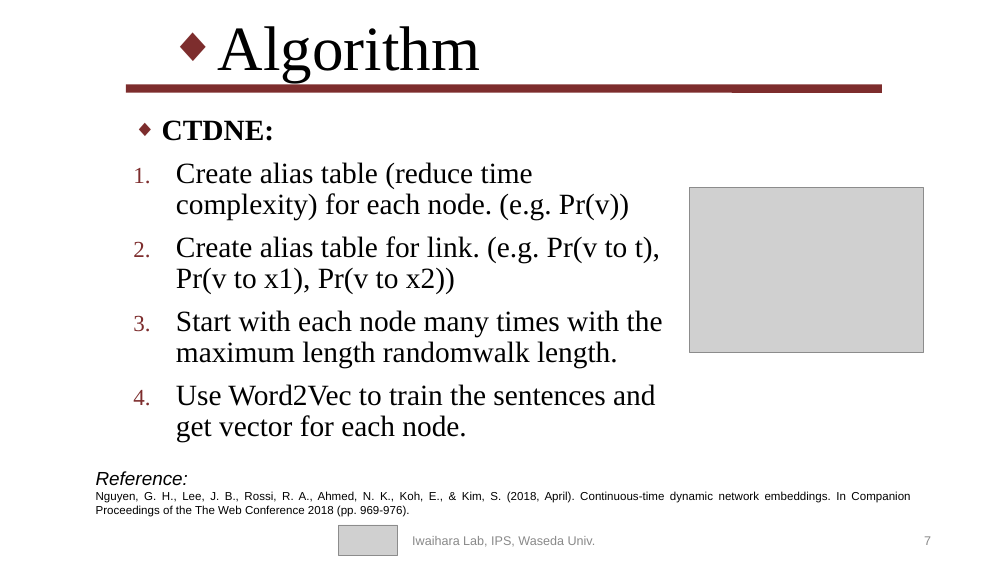
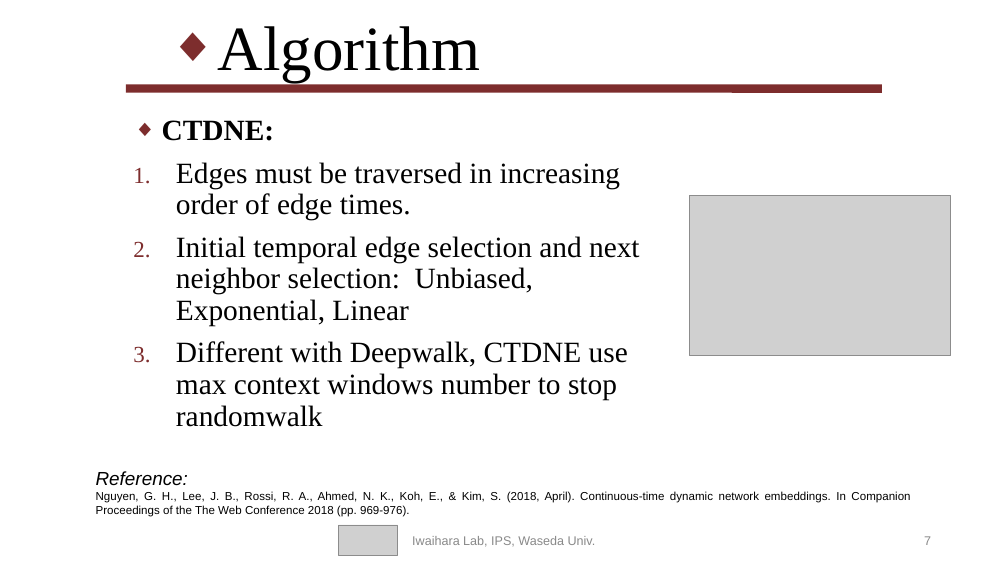
Before and after one commit to f1rstb100d/greedy, a slide deck: slide 7 of MaJiaji_20200604 - 副本.pptx. Drawn at 1008x567 pixels with LibreOffice and Linux fonts; fonts in the diff are those of the drawing; grey boxes stand for pictures. Boxes give left, top, right and bottom in pixels: in the first picture for what was removed or moved away, otherwise in the second. Text is boxed around its words. In the diff, an @@ line names an element or a change of style, - is before the commit and + after.

```diff
--- a/MaJiaji_20200604 - 副本.pptx
+++ b/MaJiaji_20200604 - 副本.pptx
@@ text at [176, 162, 640, 427]: text changed @@
-1. Create alias table (reduce time complexity) for each node. (e.g. Pr(v))
-2. Create alias table for link. (e.g. Pr(v to t), Pr(v to x1), Pr(v to x2))
-3. Start with each node many times with the maximum length randomwalk length.
-4. Use Word2Vec to train the sentences and get vector for each node.
+1. Edges must be traversed in increasing order of edge times.
+2. Initial temporal edge selection and next neighbor selection: Unbiased, Exponential, Linear
+3. Different with Deepwalk, CTDNE use max context windows number to stop randomwalk
@@ picture: place and size @@
-picture at [690, 188, 923, 352]
+picture at [690, 195, 951, 355]
```
Also in this commit, not shown: 3 other slides changed, 3 slides added, 1 slide removed.
